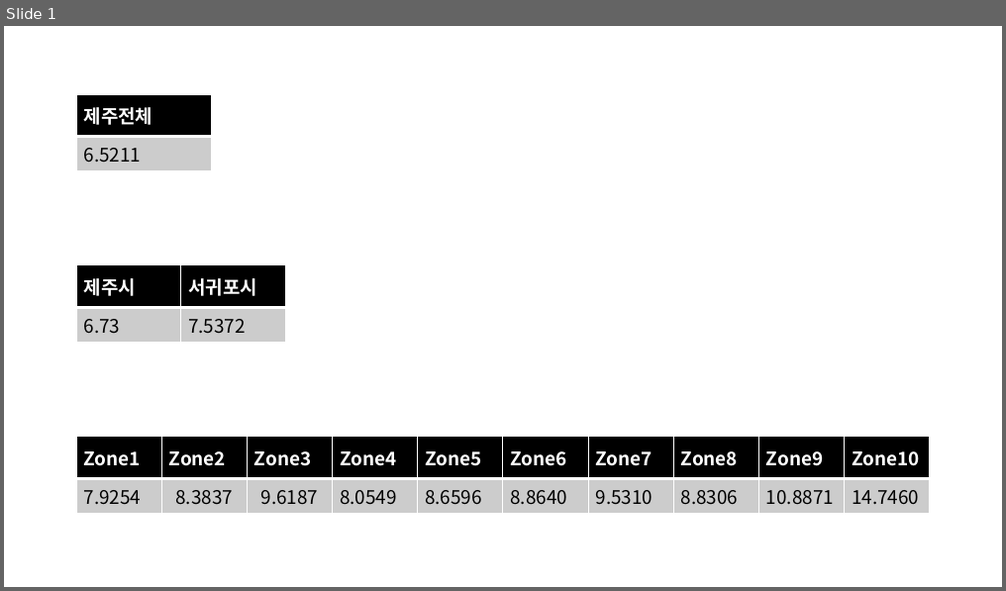
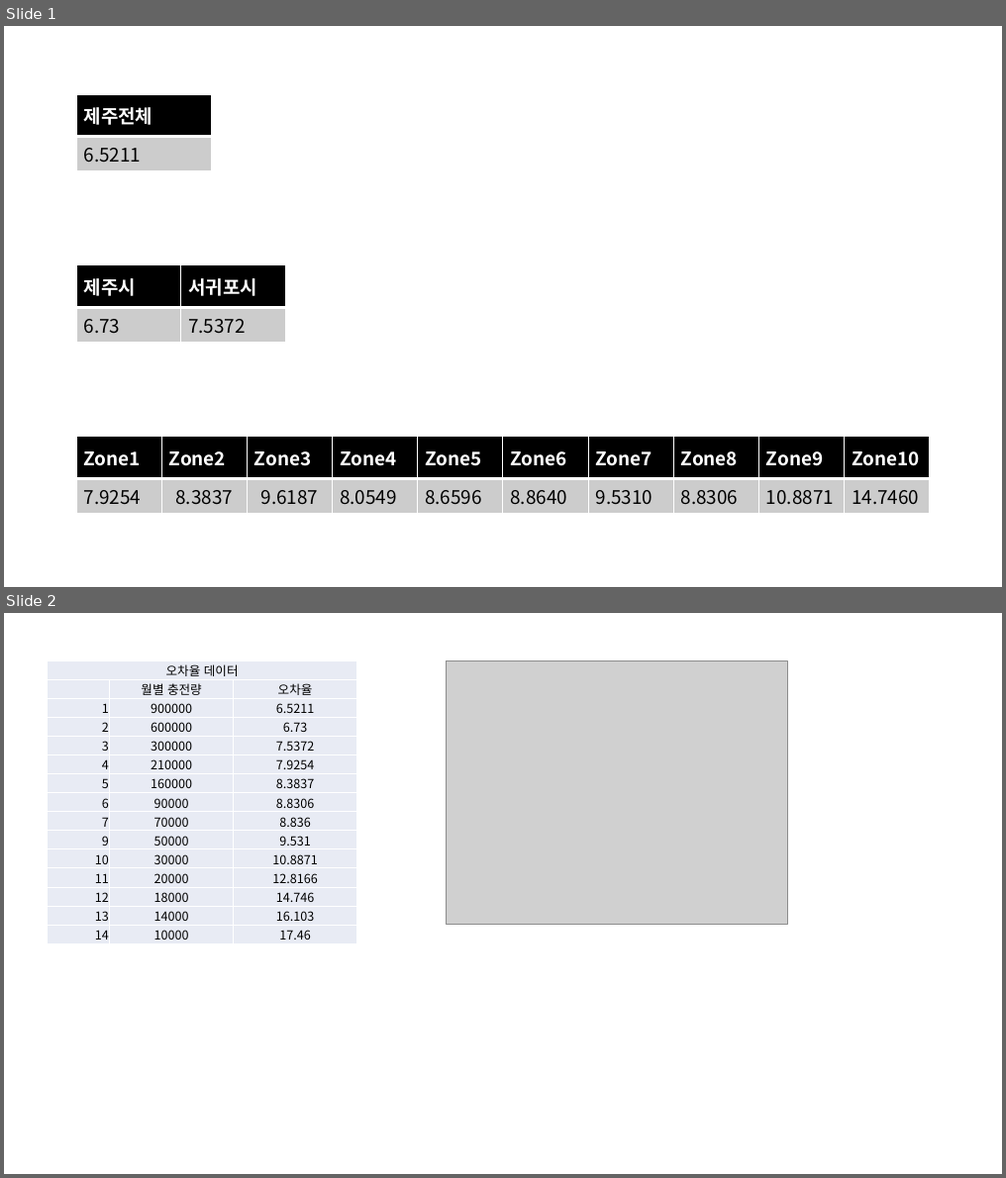
Before and after one commit to kwonsanghyeob/SKT_Proejct, a slide deck: Result/SKT과제 예측 결과_V2.pptx. Shown one above the other, each under a label of ours: slide 1 before the commit, slides 1 and 2 after it. The pictures are 1006x591 and 1006x1178 pixels, drawn with LibreOffice and Linux fonts; fonts in the diff are those of the drawing; grey boxes stand for pictures. Boxes give left, top, right and bottom in pixels: in the first picture for what was removed or moved away, otherwise in the second. Text is boxed around its words. In the diff, an @@ line names an element or a change of style, - is before the commit and + after.

```diff
--- a/Result/SKT과제 예측 결과_V2.pptx
+++ b/Result/SKT과제 예측 결과_V2.pptx
@@ slide 2 added at [4, 613, 1002, 1174], background #FFFFFF @@
@@ table added at [48, 661, 356, 944], 15 rows, 3 columns @@
+오차율 데이터 |  | 
+ | 월별 충전량 | 오차율
+1 | 900000 | 6.5211
+2 | 600000 | 6.73
+3 | 300000 | 7.5372
+4 | 210000 | 7.9254
+5 | 160000 | 8.3837
+6 | 90000 | 8.8306
+7 | 70000 | 8.836
+9 | 50000 | 9.531
+10 | 30000 | 10.8871
+11 | 20000 | 12.8166
+12 | 18000 | 14.746
+13 | 14000 | 16.103
+14 | 10000 | 17.46
@@ picture added at [446, 661, 788, 925] @@
```
